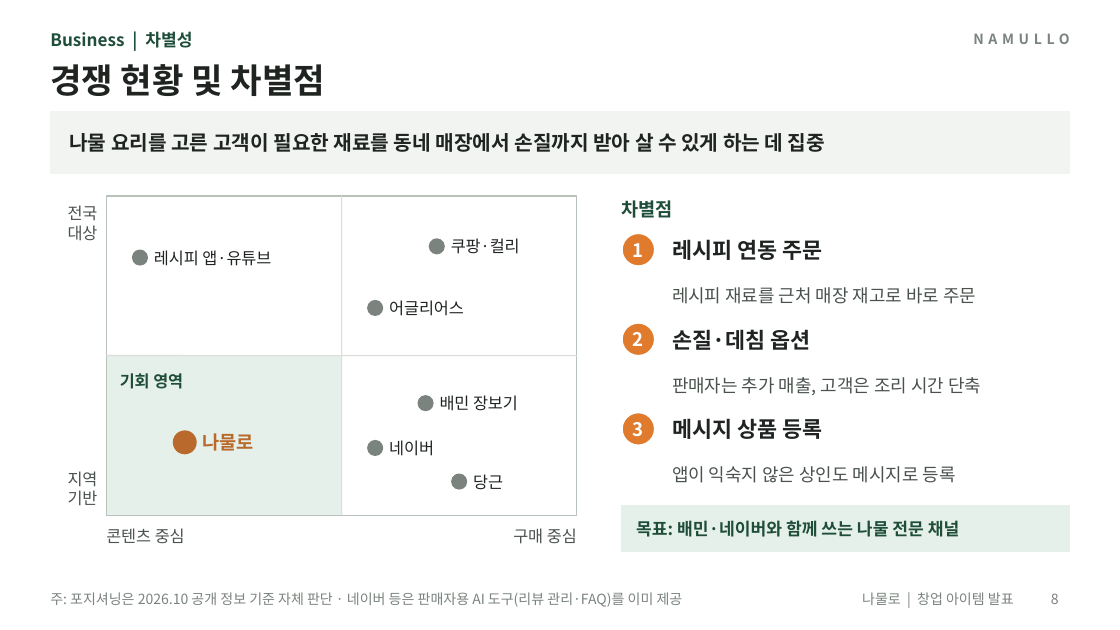
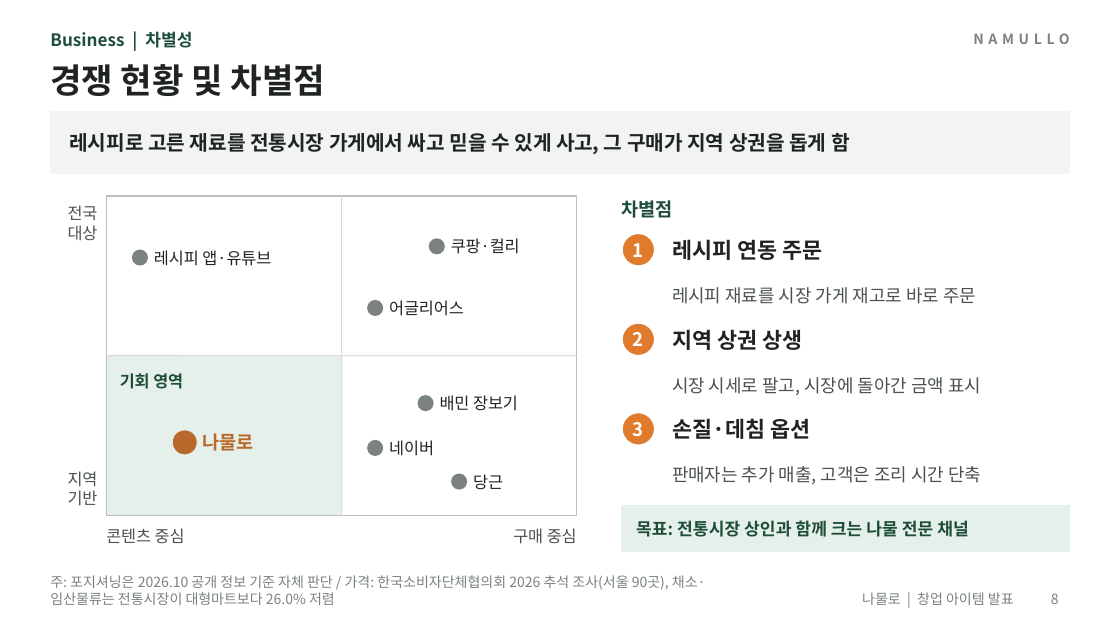
Before and after one commit to yonghoon7153-source/Yonghoon-DEM-DFT, a slide deck: slide 8 of namul-platform/02_발표자료_나물로.pptx. Drawn at 1120x630 pixels with LibreOffice and Linux fonts; fonts in the diff are those of the drawing. Boxes give left, top, right and bottom in pixels: in the first picture for what was removed or moved away, otherwise in the second. Text is boxed around its words. In the diff, an @@ line names an element or a change of style, - is before the commit and + after.

```diff
--- a/namul-platform/02_발표자료_나물로.pptx
+++ b/namul-platform/02_발표자료_나물로.pptx
@@ text at <box>69,133,850,154</box>: text changed @@
-나물 요리를 고른 고객이 필요한 재료를 동네 매장에서 손질까지 받아 살 수 있게 하는 데 집중
+레시피로 고른 재료를 전통시장 가게에서 싸고 믿을 수 있게 사고, 그 구매가 지역 상권을 돕게 함
@@ text at <box>672,287,976,304</box>: text changed @@
-레시피 재료를 근처 매장 재고로 바로 주문
+레시피 재료를 시장 가게 재고로 바로 주문
@@ text added at <box>672,329,802,350</box>, 14 pt, text #1F2421, bold @@
+지역 상권 상생
@@ text added at <box>672,377,981,395</box>, 11.5 pt, text #4A524D @@
+시장 시세로 팔고, 시장에 돌아간 금액 표시
@@ text "손질·데침 옵션": place and size @@
-text "손질·데침 옵션" at <box>672,329,810,350</box>
+text "손질·데침 옵션" at <box>672,418,810,439</box>
@@ text removed at <box>672,418,822,439</box> @@
-메시지 상품 등록
@@ text "판매자는 추가 매출, 고객은 조리 ...": place and size @@
-text "판매자는 추가 매출, 고객은 조리 ..." at <box>672,377,981,395</box>
+text "판매자는 추가 매출, 고객은 조리 ..." at <box>672,466,981,484</box>
@@ text removed at <box>672,466,956,483</box> @@
-앱이 익숙지 않은 상인도 메시지로 등록
@@ text at <box>636,520,969,537</box>: text changed @@
-목표: 배민·네이버와 함께 쓰는 나물 전문 채널
+목표: 전통시장 상인과 함께 크는 나물 전문 채널
@@ text at <box>50,575,706,605</box>: text changed @@
-주: 포지셔닝은 2026.10 공개 정보 기준 자체 판단 · 네이버 등은 판매자용 AI 도구(리뷰 관리·FAQ)를 이미 제공
+주: 포지셔닝은 2026.10 공개 정보 기준 자체 판단 / 가격: 한국소비자단체협의회 2026 추석 조사(서울 90곳), 채소·임산물류는 전통시장이 대형마트보다 26.0% 저렴
```
Also in this commit, not shown: 9 other slides changed, 23 other files.
